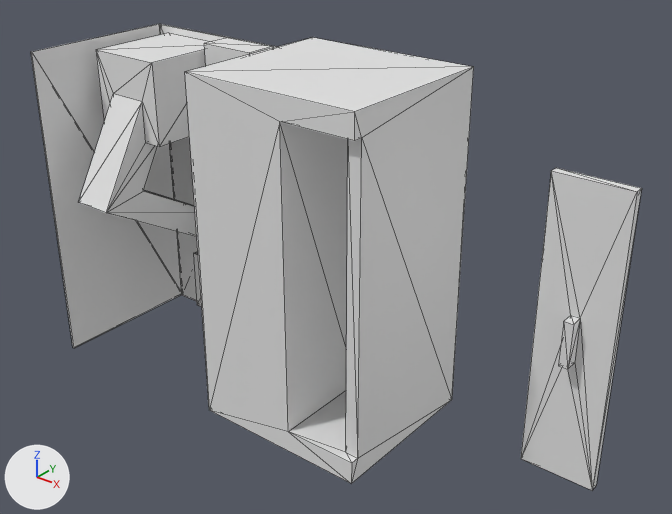
The glTF model docs/shared-assets/models/mallette_3.gltf, before and after one commit.
Before and after are seen from a 50 mm camera at (1577.0, -1534.0, 858.0) aimed at (467.0, -147.0, -2.0). The axes (+X, +Y, +Z) are drawn at lower left. The lights are the same throughout. Mesh edges are drawn as thin lines.

The first picture shows 'Body1', 'Body1:1', 'Body1:2', 'Body1:3', 'Body1:4', 'Bras repos - Part 1'.
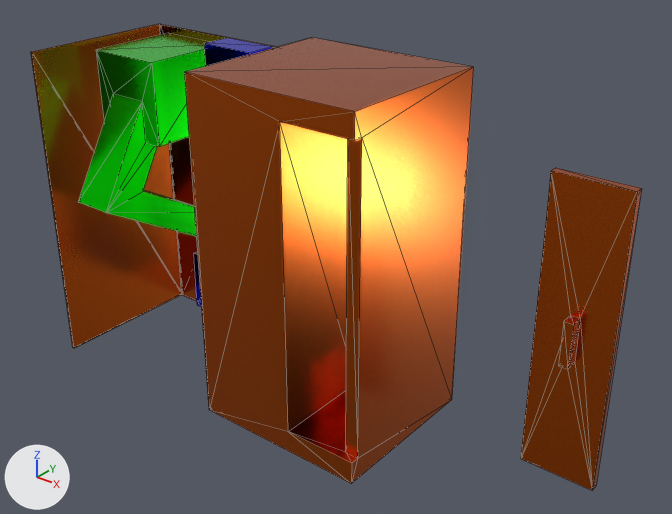
The change, as JSON lines over the scene's bpy script:
```json
{"op": "add", "block": "mat_mat_0", "code": ["mat_mat_0 = principled_material('mat_0')", "mat_mat_0.base_color = (0.651, 0.12, 0.00913)  # orange #d36118", "mat_mat_0.metallic = 1.0", "mat_mat_0.roughness = 0.212"]}
{"op": "add", "block": "mat_mat_2", "code": ["mat_mat_2 = principled_material('mat_2')", "mat_mat_2.base_color = (0.0, 1.0, 0.0)  # green #00ff00", "mat_mat_2.metallic = 1.0", "mat_mat_2.roughness = 0.212"]}
{"op": "add", "block": "mat_mat_1", "code": ["mat_mat_1 = principled_material('mat_1')", "mat_mat_1.base_color = (0.0, 0.0, 1.0)  # blue #0000ff", "mat_mat_1.metallic = 1.0", "mat_mat_1.roughness = 0.212"]}
{"block": "me_mesh_0", "where": "me_mesh_0.from_pydata(...)  # 8 vertices, 12 faces; spans x -200.0..200.0, y -5.0..0.0, z -375.0..375.0"}
{"op": "add", "block": "me_mesh_0", "code": "me_mesh_0.materials.append(mat_mat_0)  # orange #d36118"}
{"block": "me_mesh_1", "where": "me_mesh_1.from_pydata(...)  # 8 vertices, 12 faces; spans x -205.0..-200.0, y -370.0..0.0, z -375.0..375.0"}
{"op": "add", "block": "me_mesh_1", "code": "me_mesh_1.materials.append(mat_mat_0)  # orange #d36118"}
{"block": "me_mesh_2", "where": "me_mesh_2.from_pydata(...)  # 32 vertices, 60 faces; spans x 285.0..685.0, y -370.0..0.0, z -350.0..410.0"}
{"op": "add", "block": "me_mesh_2", "code": "me_mesh_2.materials.append(mat_mat_0)  # orange #d36118"}
{"block": "me_mesh_3", "where": "me_mesh_3.from_pydata(...)  # 13 vertices, 22 faces; spans x -55.0..175.0, y -80.0..-5.0, z -325.0..375.0"}
{"op": "add", "block": "me_mesh_3", "code": "me_mesh_3.materials.append(mat_mat_1)  # blue #0000ff"}
{"block": "me_mesh_4", "where": "me_mesh_4.from_pydata(...)  # 22 vertices, 40 faces; spans x -167.0..23.0, y -356.0..-6.0, z -127.0..358.0"}
{"op": "add", "block": "me_mesh_4", "code": "me_mesh_4.materials.append(mat_mat_2)  # green #00ff00"}
{"block": "me_mesh_5", "where": "me_mesh_5.from_pydata(...)  # 16 vertices, 28 faces; spans x 875.0..1040.0, y -50.0..0.0, z -410.0..250.0"}
{"op": "add", "block": "me_mesh_5", "code": "me_mesh_5.materials.append(mat_mat_0)  # orange #d36118"}
```

Location of each change, [x1, y1, x2, y2] in pixels of the pictures (672 x 514 px):
```json
{"object": "Body1:2", "change": "recoloured", "before": [185, 37, 474, 484], "after": [185, 37, 474, 484]}
{"object": "Body1:4", "change": "recoloured", "before": [521, 168, 642, 490], "after": [521, 168, 642, 490]}
{"object": "Body1:1", "change": "recoloured", "before": [31, 24, 181, 348], "after": [31, 24, 181, 348]}
{"object": "Bras repos - Part 1", "change": "recoloured", "before": [79, 33, 210, 237], "after": [79, 33, 210, 237], "on screen": "white to green"}
{"object": "Body1", "change": "recoloured", "before": [159, 24, 276, 301], "after": [159, 24, 276, 301]}
{"object": "Body1:3", "change": "recoloured", "before": [193, 38, 273, 307], "after": [193, 38, 273, 307], "on screen": "white to blue"}
```
